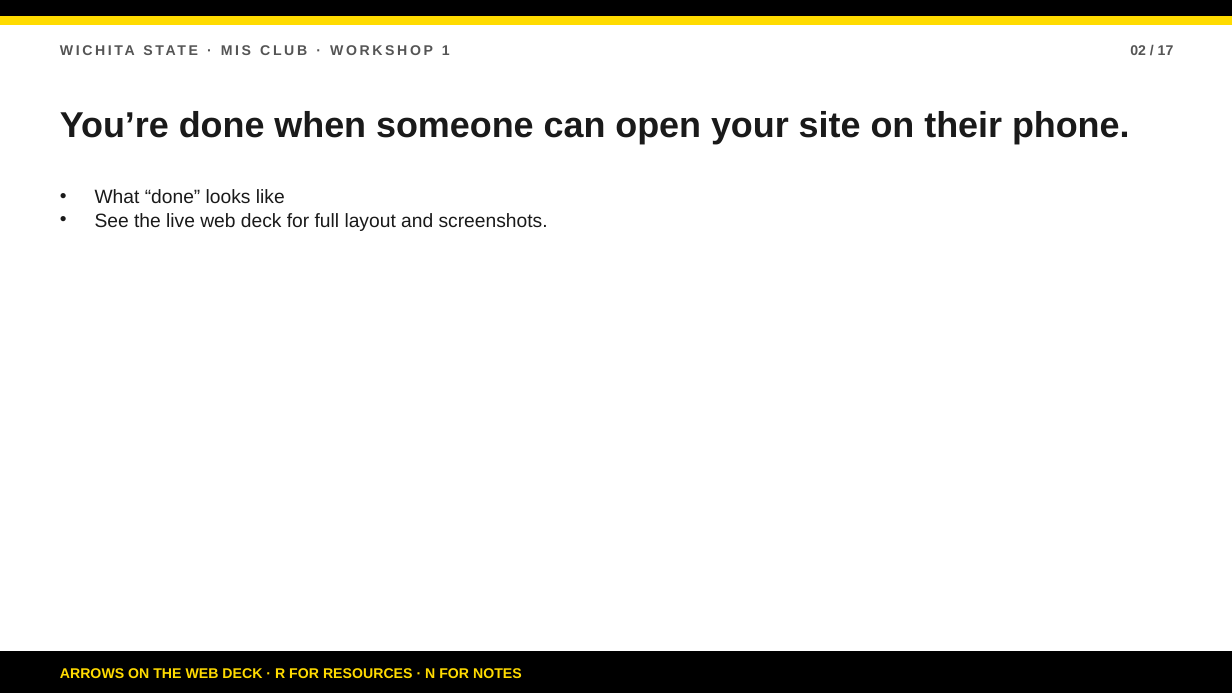
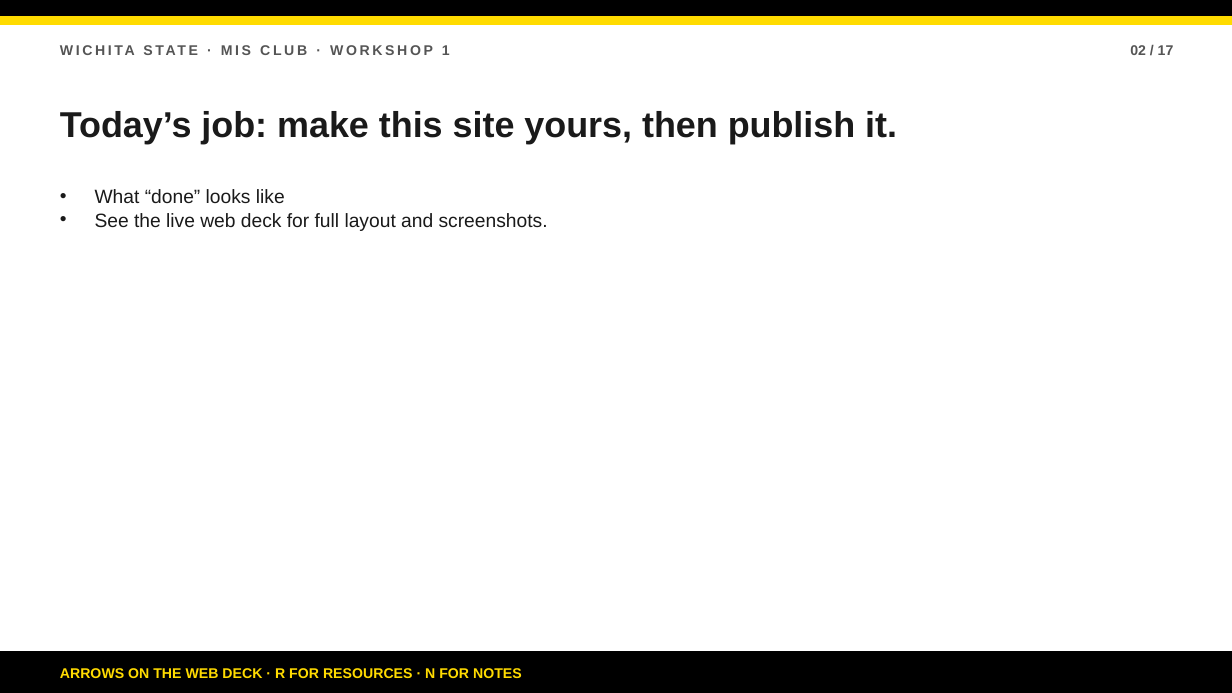
Before and after one commit to bsbcyber/workshop-site, a slide deck: slide 2 of downloads/workshop-1-presentation.pptx. Drawn at 1232x693 pixels with LibreOffice and Linux fonts; fonts in the diff are those of the drawing. Boxes give left, top, right and bottom in pixels: in the first picture for what was removed or moved away, otherwise in the second. Text is boxed around its words. In the diff, an @@ line names an element or a change of style, - is before the commit and + after.

Commit message:
Reframe workshop goal: build out resume site

```diff
--- a/downloads/workshop-1-presentation.pptx
+++ b/downloads/workshop-1-presentation.pptx
@@ text at bbox=[60, 111, 897, 144]: text changed @@
-You’re done when someone can open your site on their phone.
+Today’s job: make this site yours, then publish it.
```
Also in this commit, not shown: 5 other slides changed, 11 other files.
